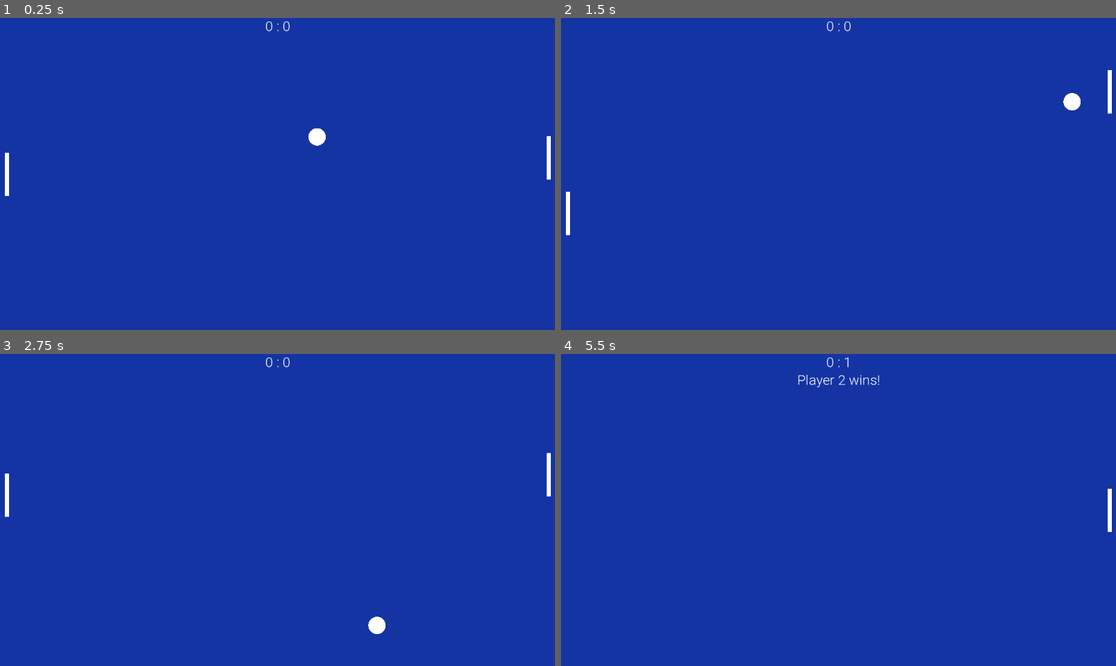
Above: before the commit, frames 1-4 (two rows, left to right).
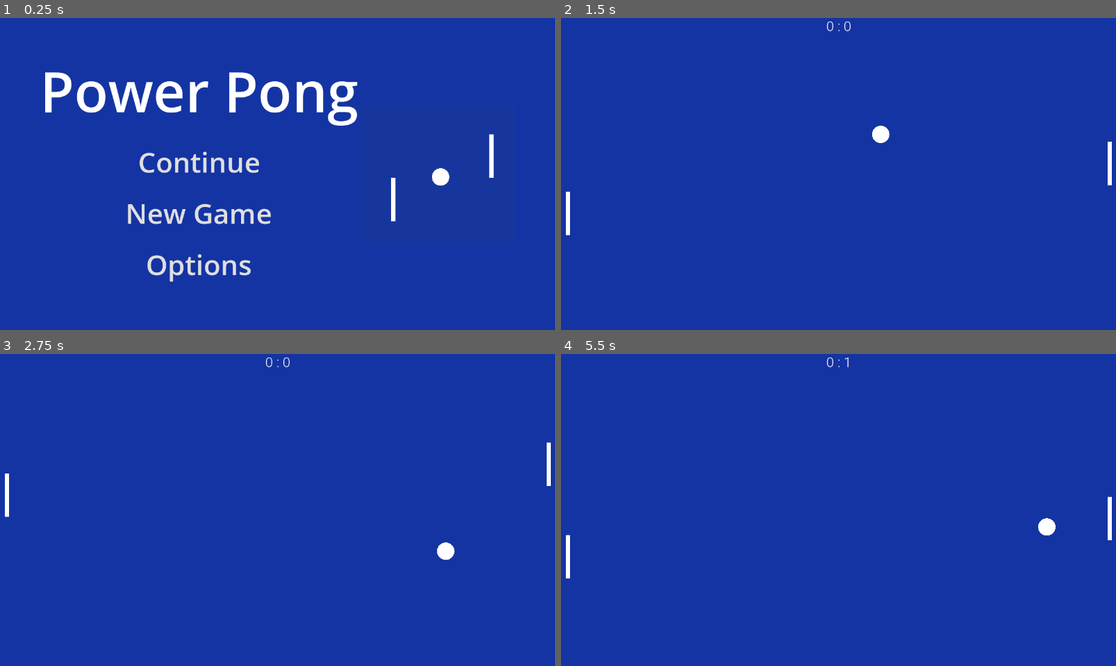
Above: after the commit, the same moments.

Repository: tjreed15/pong
Game: Godot game, scene res://scenes/menu/Menu.tscn
The game is run twice, just before and just after one commit, with the same random seed, the same clock (stepped at 60 frames per second) and the same inputs. Before the commit the project starts from res://scenes/main/Main.tscn.
Inputs (mouse positions are in pixels of both pictures, inside the frame that each line leads up to):
- Up to frame 1 (0.25 s): no input
- Up to frame 2 (1.5 s): click (760, 264) at 0.5 s, where only the run after the commit has a clickable "Options"; click (760, 211) at 1.25 s, where only the run after the commit has a clickable "New Game"
- Up to frame 3 (2.75 s): move the mouse to (399, 494) at 2.02 s
- Up to frame 4 (5.5 s): move the mouse to (727, 525) at 2.77 s; move the mouse to (894, 441) at 3.52 s; move the mouse to (810, 572) at 4.27 s; move the mouse to (1005, 556) at 5.02 s

The runs differ from the first frame. In frame 1, 5.3% of the frame differs, in the area x 0-100%, y 1-85%; in frame 2, 0.5%; in frame 3, 0.3%; in frame 4, 0.4%.

Commit message:
Added menu and paddle destroy

Diff:
--- a/godot/core/Paddle.tscn
+++ b/godot/core/Paddle.tscn
@@ -22,6 +22,7 @@
 grow_vertical = 2
 
 [node name="CollisionShape2D" type="CollisionShape2D" parent="."]
+visible = false
 shape = SubResource("RectangleShape2D_xfiet")
 
 [node name="NormalPoint" type="Node2D" parent="."]
--- a/godot/powerups/PlayerExploder.gd
+++ b/godot/powerups/PlayerExploder.gd
@@ -1,8 +1,13 @@
 class_name PlayerExploder extends Node
 
 @onready var player: Player = self.get_parent()
+@onready var PLAYER_EXPLOSION: PackedScene = preload("res://powerups/PlayerExplosion.tscn")
 
-
-func _process(delta: float) -> void:
-	print("Explode")
+func _process(_delta: float) -> void:
+	var rect = self.player.get_paddle().colorRect
+	var explosion = PLAYER_EXPLOSION.instantiate()
+	explosion.global_position = rect.global_position
+	explosion.color = rect.color
+	explosion.size = rect.size
+	get_node("/root").add_child(explosion)
 	self.player.queue_free()
--- /dev/null
+++ b/godot/powerups/PlayerExplosion.gd
@@ -0,0 +1,50 @@
+extends Node2D
+
+@onready var paddle1: Paddle = $Paddle1
+@onready var paddle2: Paddle = $Paddle2
+@onready var paddle3: Paddle = $Paddle3
+@onready var paddle4: Paddle = $Paddle4
+var timer: Timer
+
+@export var speed: int = 300
+@export var time: float = 0.5
+
+@export var color: Color :
+	set(new_value):
+		color = new_value
+		if not is_node_ready():
+			await ready
+		self.paddle1.color = new_value
+		self.paddle2.color = new_value
+		self.paddle3.color = new_value
+		self.paddle4.color = new_value
+
+@export var size: Vector2 :
+	set(new_value):
+		size = new_value
+		if not is_node_ready():
+			await ready
+		self.paddle1.colorRect.size = new_value / 2
+		self.paddle2.colorRect.size = new_value / 2
+		self.paddle3.colorRect.size = new_value / 2
+		self.paddle4.colorRect.size = new_value / 2
+
+func _ready() -> void:
+	self.timer = Timer.new()
+	add_child(self.timer)
+	self.timer.one_shot = true
+	self.timer.start(self.time)
+	self.timer.timeout.connect(self.__on_timer_end)
+
+func _process(delta: float) -> void:
+	if not self.timer.is_stopped():
+		self.paddle1.position += Vector2(1, -1).normalized() * self.speed * delta
+		self.paddle2.position += Vector2(-1, -1).normalized() * self.speed * delta
+		self.paddle3.position += Vector2(1, 1).normalized() * self.speed * delta
+		self.paddle4.position += Vector2(-1, 1).normalized() * self.speed * delta
+
+func __on_timer_end() -> void:
+	self.paddle1.queue_free()
+	self.paddle2.queue_free()
+	self.paddle3.queue_free()
+	self.paddle4.queue_free()
--- /dev/null
+++ b/godot/powerups/PlayerExplosion.tscn
@@ -0,0 +1,19 @@
+[gd_scene load_steps=3 format=3 uid="uid://wetdngwds2wm"]
+
+[ext_resource type="Script" path="res://powerups/PlayerExplosion.gd" id="1_b30m3"]
+[ext_resource type="PackedScene" uid="uid://3vgwxajepk8e" path="res://core/Paddle.tscn" id="2_2pxes"]
+
+[node name="PlayerExplosion" type="Node2D"]
+script = ExtResource("1_b30m3")
+
+[node name="Paddle1" parent="." instance=ExtResource("2_2pxes")]
+position = Vector2(5, -50)
+
+[node name="Paddle2" parent="." instance=ExtResource("2_2pxes")]
+position = Vector2(-5, -50)
+
+[node name="Paddle3" parent="." instance=ExtResource("2_2pxes")]
+position = Vector2(-5, 50)
+
+[node name="Paddle4" parent="." instance=ExtResource("2_2pxes")]
+position = Vector2(5, 50)
--- a/godot/project.godot
+++ b/godot/project.godot
@@ -11,7 +11,7 @@
 [application]
 
 config/name="Power Pong"
-run/main_scene="res://scenes/main/Main.tscn"
+run/main_scene="res://scenes/menu/Menu.tscn"
 config/features=PackedStringArray("4.1", "GL Compatibility")
 
 [autoload]
--- /dev/null
+++ b/godot/scenes/Sandbox.tscn
@@ -0,0 +1,23 @@
+[gd_scene load_steps=3 format=3 uid="uid://ba537ygswjuhn"]
+
+[ext_resource type="PackedScene" uid="uid://b328b8ccqd1f8" path="res://core/Ball.tscn" id="1_htibo"]
+[ext_resource type="PackedScene" uid="uid://3vgwxajepk8e" path="res://core/Paddle.tscn" id="2_mkp6q"]
+
+[node name="Sandbox" type="Node"]
+
+[node name="Background" type="ColorRect" parent="."]
+anchors_preset = 15
+anchor_right = 1.0
+anchor_bottom = 1.0
+grow_horizontal = 2
+grow_vertical = 2
+color = Color(0.0784314, 0.203922, 0.643137, 1)
+
+[node name="Ball" parent="." instance=ExtResource("1_htibo")]
+position = Vector2(512, 309)
+
+[node name="Paddle" parent="." instance=ExtResource("2_mkp6q")]
+position = Vector2(403, 361)
+
+[node name="Paddle2" parent="." instance=ExtResource("2_mkp6q")]
+position = Vector2(629, 261)
--- a/godot/scenes/main/Main.gd
+++ b/godot/scenes/main/Main.gd
@@ -1,9 +1,10 @@
 extends Node
 
 const CENTER = Vector2(1280/2.0, 720/2.0)
-const BALL_SPEED = 500
-const WINNING_SCORE = 1
+const BALL_SPEED = 800
+const WINNING_SCORE = 7
 const SCORE_DELIMETER = " : "
+const END_GAME_TIME = 1.5
 
 @onready var scoreLabel: Label = $ScoreLabel
 @onready var ball: Ball = $Ball
@@ -32,6 +33,8 @@
 	self.ball.queue_free()
 	var exploder = PlayerExploder.new()
 	self.__get_other_player(winner).add_child(exploder)
+	await get_tree().create_timer(END_GAME_TIME).timeout
+	get_tree().change_scene_to_file("res://scenes/menu/Menu.tscn")
 
 
 func _on_player_scored_on(player: Player) -> void:
--- /dev/null
+++ b/godot/scenes/menu/Menu.gd
@@ -0,0 +1,15 @@
+extends ColorRect
+
+const MAIN_SCENE = preload("res://scenes/main/Main.tscn")
+
+
+func _on_continue_pressed() -> void:
+	get_tree().change_scene_to_packed(MAIN_SCENE)
+
+
+func _on_new_game_pressed() -> void:
+	get_tree().change_scene_to_packed(MAIN_SCENE)
+
+
+func _on_options_pressed() -> void:
+	print("options")
--- /dev/null
+++ b/godot/scenes/menu/Menu.tscn
@@ -0,0 +1,94 @@
+[gd_scene load_steps=8 format=3 uid="uid://drxbg7oejieeo"]
+
+[ext_resource type="Script" path="res://scenes/menu/Menu.gd" id="1_w83ne"]
+[ext_resource type="Texture2D" uid="uid://bd5r6l08xe868" path="res://resources/Screen Shot 2023-11-25 at 10.42.46 PM.png" id="2_qk5pe"]
+
+[sub_resource type="StyleBoxEmpty" id="StyleBoxEmpty_ydys4"]
+
+[sub_resource type="StyleBoxEmpty" id="StyleBoxEmpty_ob3t1"]
+
+[sub_resource type="StyleBoxEmpty" id="StyleBoxEmpty_abf7f"]
+
+[sub_resource type="StyleBoxEmpty" id="StyleBoxEmpty_dsp4i"]
+
+[sub_resource type="StyleBoxEmpty" id="StyleBoxEmpty_ly2w2"]
+
+[node name="Menu" type="ColorRect"]
+anchors_preset = 15
+anchor_right = 1.0
+anchor_bottom = 1.0
+grow_horizontal = 2
+grow_vertical = 2
+color = Color(0.0784314, 0.203922, 0.643137, 1)
+script = ExtResource("1_w83ne")
+
+[node name="MarginContainer" type="MarginContainer" parent="."]
+layout_mode = 1
+anchors_preset = 15
+anchor_right = 1.0
+anchor_bottom = 1.0
+grow_horizontal = 2
+grow_vertical = 2
+theme_override_constants/margin_left = 120
+theme_override_constants/margin_top = 80
+theme_override_constants/margin_right = 120
+theme_override_constants/margin_bottom = 80
+
+[node name="HSplitContainer" type="HBoxContainer" parent="MarginContainer"]
+layout_mode = 2
+
+[node name="VBoxContainer" type="VBoxContainer" parent="MarginContainer/HSplitContainer"]
+layout_mode = 2
+
+[node name="Title" type="Label" parent="MarginContainer/HSplitContainer/VBoxContainer"]
+layout_mode = 2
+theme_override_font_sizes/font_size = 128
+text = "Power Pong"
+
+[node name="MenuOptions" type="VBoxContainer" parent="MarginContainer/HSplitContainer/VBoxContainer"]
+layout_mode = 2
+size_flags_vertical = 3
+theme_override_constants/separation = 30
+alignment = 1
+
+[node name="Continue" type="Button" parent="MarginContainer/HSplitContainer/VBoxContainer/MenuOptions"]
+layout_mode = 2
+theme_override_font_sizes/font_size = 64
+theme_override_styles/normal = SubResource("StyleBoxEmpty_ydys4")
+theme_override_styles/hover = SubResource("StyleBoxEmpty_ob3t1")
+theme_override_styles/pressed = SubResource("StyleBoxEmpty_abf7f")
+theme_override_styles/disabled = SubResource("StyleBoxEmpty_dsp4i")
+theme_override_styles/focus = SubResource("StyleBoxEmpty_ly2w2")
+text = "Continue"
+
+[node name="New Game" type="Button" parent="MarginContainer/HSplitContainer/VBoxContainer/MenuOptions"]
+layout_mode = 2
+theme_override_font_sizes/font_size = 64
+theme_override_styles/normal = SubResource("StyleBoxEmpty_ydys4")
+theme_override_styles/hover = SubResource("StyleBoxEmpty_ob3t1")
+theme_override_styles/pressed = SubResource("StyleBoxEmpty_abf7f")
+theme_override_styles/disabled = SubResource("StyleBoxEmpty_dsp4i")
+theme_override_styles/focus = SubResource("StyleBoxEmpty_ly2w2")
+text = "New Game"
+
+[node name="Options" type="Button" parent="MarginContainer/HSplitContainer/VBoxContainer/MenuOptions"]
+layout_mode = 2
+theme_override_font_sizes/font_size = 64
+theme_override_styles/normal = SubResource("StyleBoxEmpty_ydys4")
+theme_override_styles/hover = SubResource("StyleBoxEmpty_ob3t1")
+theme_override_styles/pressed = SubResource("StyleBoxEmpty_abf7f")
+theme_override_styles/disabled = SubResource("StyleBoxEmpty_dsp4i")
+theme_override_styles/focus = SubResource("StyleBoxEmpty_ly2w2")
+text = "Options"
+
+[node name="CenterContainer" type="CenterContainer" parent="MarginContainer/HSplitContainer"]
+layout_mode = 2
+size_flags_horizontal = 3
+
+[node name="Image" type="TextureRect" parent="MarginContainer/HSplitContainer/CenterContainer"]
+layout_mode = 2
+texture = ExtResource("2_qk5pe")
+
+[connection signal="pressed" from="MarginContainer/HSplitContainer/VBoxContainer/MenuOptions/Continue" to="." method="_on_continue_pressed"]
+[connection signal="pressed" from="MarginContainer/HSplitContainer/VBoxContainer/MenuOptions/New Game" to="." method="_on_new_game_pressed"]
+[connection signal="pressed" from="MarginContainer/HSplitContainer/VBoxContainer/MenuOptions/Options" to="." method="_on_options_pressed"]
Binary file added: godot/resources/Screen Shot 2023-11-25 at 10.42.46 PM.png
Not shown, added: godot/resources/Screen Shot 2023-11-25 at 10.42.46 PM.png.import
Not shown, changed: README.md
